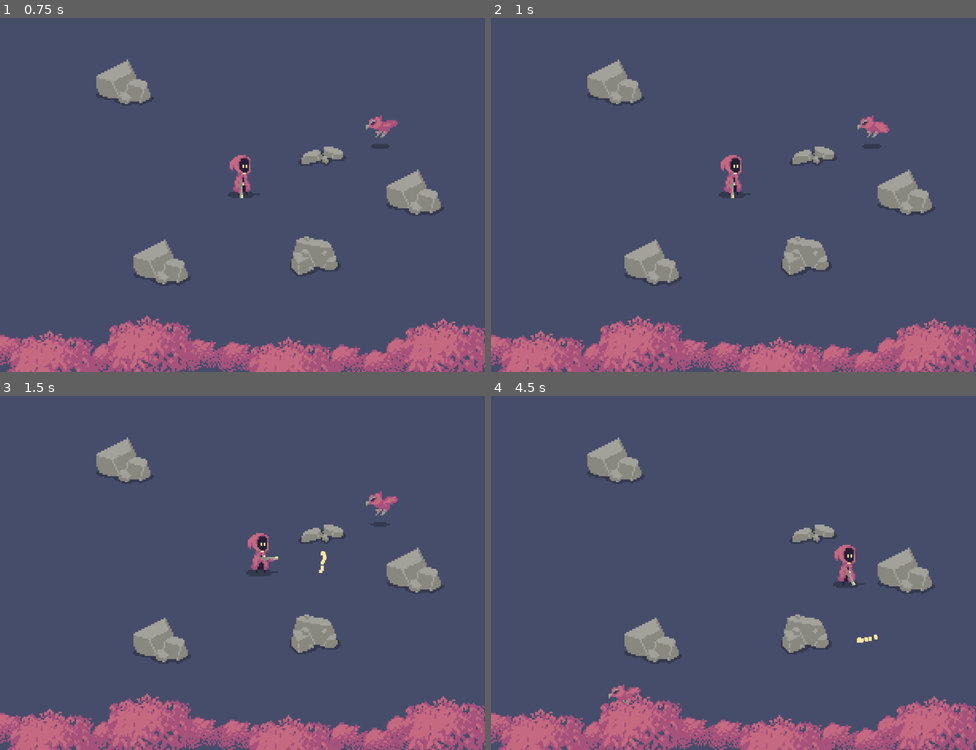
Above: before the commit, frames 1-4 (two rows, left to right).
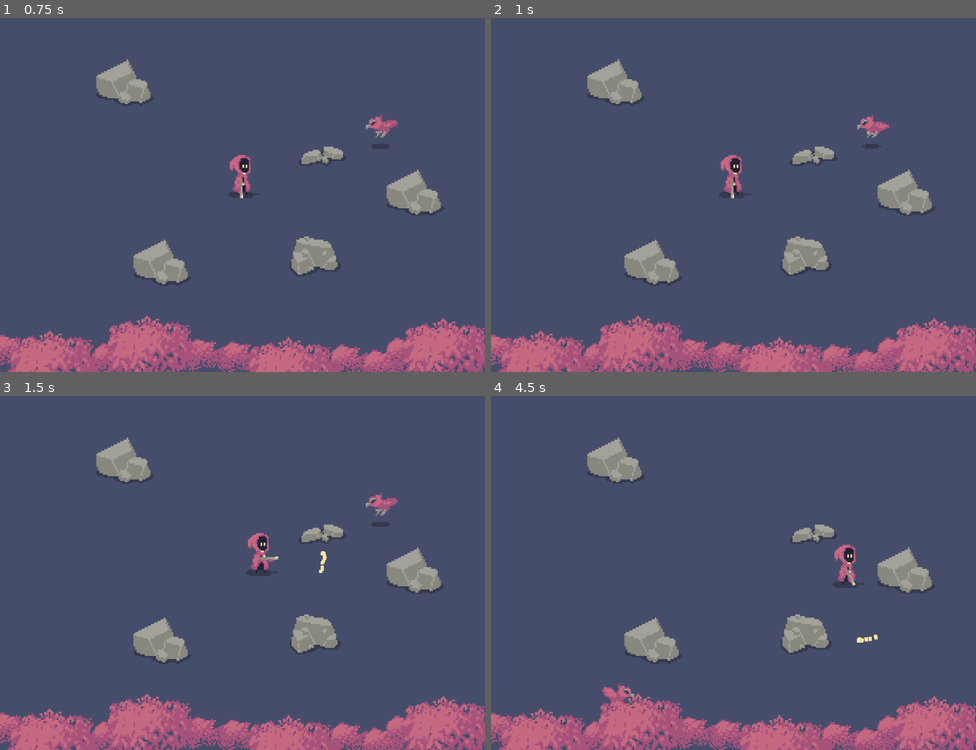
Above: after the commit, the same moments.

Repository: greatbrick0/NotQuiteRightJam2024
Game: Godot game, scene res://Scenes/main_menu.tscn
The game is run twice, just before and just after one commit, with the same random seed, the same clock (stepped at 60 frames per second) and the same inputs.
Inputs (mouse positions are in pixels of both pictures, inside the frame that each line leads up to):
- Up to frame 1 (0.75 s): click "Start" at 0.5 s
- Up to frame 2 (1 s): no input
- Up to frame 3 (1.5 s): tap Enter at 1.25 s; move the mouse to (349, 555) at 1.27 s; press the mouse at (349, 555) at 1.28 s; hold D (MoveRight) from 1.28 s (still down)
- Up to frame 4 (4.5 s): move the mouse to (636, 590) at 2.02 s; release D (MoveRight) at 2.03 s; release the mouse at (636, 590) at 2.03 s; hold S (MoveDown) 2.03-2.78 s; click (636, 590) at 2.1 s; move the mouse to (782, 495) at 2.77 s; press the mouse at (782, 495) at 2.78 s; hold D (MoveRight) 2.78-3.53 s; move the mouse to (709, 643) at 3.52 s; release the mouse at (709, 643) at 3.53 s; hold W (MoveUp) 3.53-4.28 s; click (709, 643) at 3.6 s; move the mouse to (879, 626) at 4.27 s; press the mouse at (879, 626) at 4.28 s; hold A (MoveLeft) from 4.28 s (still down)

Frame 1 is identical in both runs. In frame 2, less than 0.1% of the frame differs, in the area x 76-83%, y 29-37%; in frame 3, 0.1%; in frame 4, 0.2%, in the area x 22-31%, y 81-88%.

Commit message:
Added Owl Scratch

Diff:
--- a/Scenes/enemy_scratch.tscn
+++ b/Scenes/enemy_scratch.tscn
@@ -40,15 +40,17 @@
 "duration": 1.0,
 "texture": SubResource("AtlasTexture_wr40m")
 }],
-"loop": true,
+"loop": false,
 "name": &"default",
-"speed": 10.0
+"speed": 15.0
 }]
 
 [node name="EnemyScratch" type="Node2D"]
+z_index = 1
 script = ExtResource("1_t3ojq")
 
 [node name="AnimatedSprite2D" type="AnimatedSprite2D" parent="."]
+position = Vector2(0, -30)
 scale = Vector2(3, 3)
 sprite_frames = SubResource("SpriteFrames_hxuax")
 autoplay = "default"
--- a/Scenes/owl.tscn
+++ b/Scenes/owl.tscn
@@ -1,7 +1,8 @@
-[gd_scene load_steps=14 format=3 uid="uid://bjqhcgdasveln"]
+[gd_scene load_steps=15 format=3 uid="uid://bjqhcgdasveln"]
 
 [ext_resource type="Script" path="res://Scripts/owl.gd" id="1_i6l8b"]
 [ext_resource type="Texture2D" uid="uid://cpldpcybjg5u" path="res://Sprites/OwlAnim_1.png" id="1_t4dhw"]
+[ext_resource type="PackedScene" uid="uid://c6b4vtattx1js" path="res://Scenes/enemy_scratch.tscn" id="2_x8wfp"]
 
 [sub_resource type="AtlasTexture" id="AtlasTexture_g2dkj"]
 atlas = ExtResource("1_t4dhw")
@@ -78,6 +79,7 @@
 collision_layer = 0
 collision_mask = 0
 script = ExtResource("1_i6l8b")
+scratchScene = ExtResource("2_x8wfp")
 
 [node name="Visuals" type="Node2D" parent="."]
 
@@ -85,7 +87,7 @@
 scale = Vector2(3, 3)
 sprite_frames = SubResource("SpriteFrames_macex")
 autoplay = "default"
-frame_progress = 0.698807
+frame_progress = 0.899012
 offset = Vector2(1, -9)
 
 [node name="CollisionShape2D" type="CollisionShape2D" parent="."]
--- a/Scripts/owl.gd
+++ b/Scripts/owl.gd
@@ -6,8 +6,8 @@
 var behaviourState: String = "looking"
 var stateTime: float = 0.0
 
-func DecideDirection() -> void:
-	targetDirection = global_position.direction_to(%Player.global_position)
+var instanceRef: Node
+@export var scratchScene: PackedScene
 
 func ChangeState(newState: String):
 	stateTime = 0.0
@@ -17,16 +17,40 @@
 	stateTime += 1.0 * delta
 
 	if(behaviourState == "attacking"):
-		velocity = targetDirection * moveSpeed
-		if(DistanceFromCamera() > 0.4 and stateTime > 0.1):
-			ChangeState("looking")
-	if(behaviourState == "looking"):
-		velocity = Vector2.ZERO
-		if(stateTime > 1.5):
-			DecideDirection()
-			ChangeState("attacking")
+		Attacking()
+	elif(behaviourState == "retreating"):
+		Retreating()
+	elif(behaviourState == "looking"):
+		Looking()
 
 	move_and_slide()
+
+func Attacking() -> void:
+	velocity = targetDirection * moveSpeed
+	if(global_position.distance_to(%Player.global_position) < 30):
+		instanceRef = scratchScene.instantiate()
+		instanceRef.global_position = %Player.global_position
+		get_parent().add_child(instanceRef)
+		targetDirection = -1 * global_position.direction_to(%Player.global_position)
+		ChangeState("retreating")
+	if(DistanceFromCamera() > 0.4 and stateTime > 0.1):
+		ChangeState("looking")
+
+func Retreating() -> void:
+	velocity = targetDirection * moveSpeed * 0.7
+	if(DistanceFromCamera() > 0.3 and stateTime > 0.1):
+		if(global_position.distance_to(%Player.global_position) > 200 or DistanceFromCamera() > 0.4):
+			ChangeState("looking")
+
+func Looking() -> void:
+	velocity = Vector2.ZERO
+	if(%Player.global_position > global_position):
+		$Visuals.scale.x = -1
+	elif(%Player.global_position < global_position):
+		$Visuals.scale.x = 1
+	if(stateTime > 1.5):
+		targetDirection = global_position.direction_to(%Player.global_position)
+		ChangeState("attacking")
 
 func DistanceFromCamera() -> float:
 	var output: float
Not shown, added: Sounds/Effects/Hit1.wav.import
Not shown, added: Sounds/Effects/Hit1.wav
